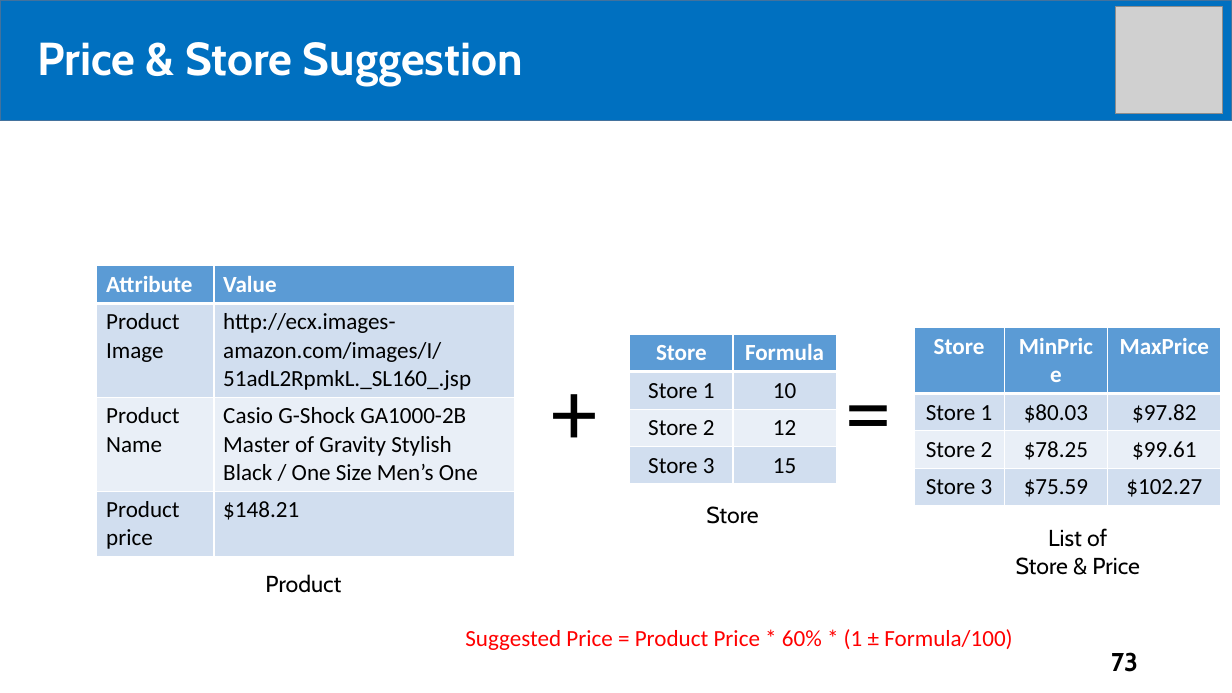
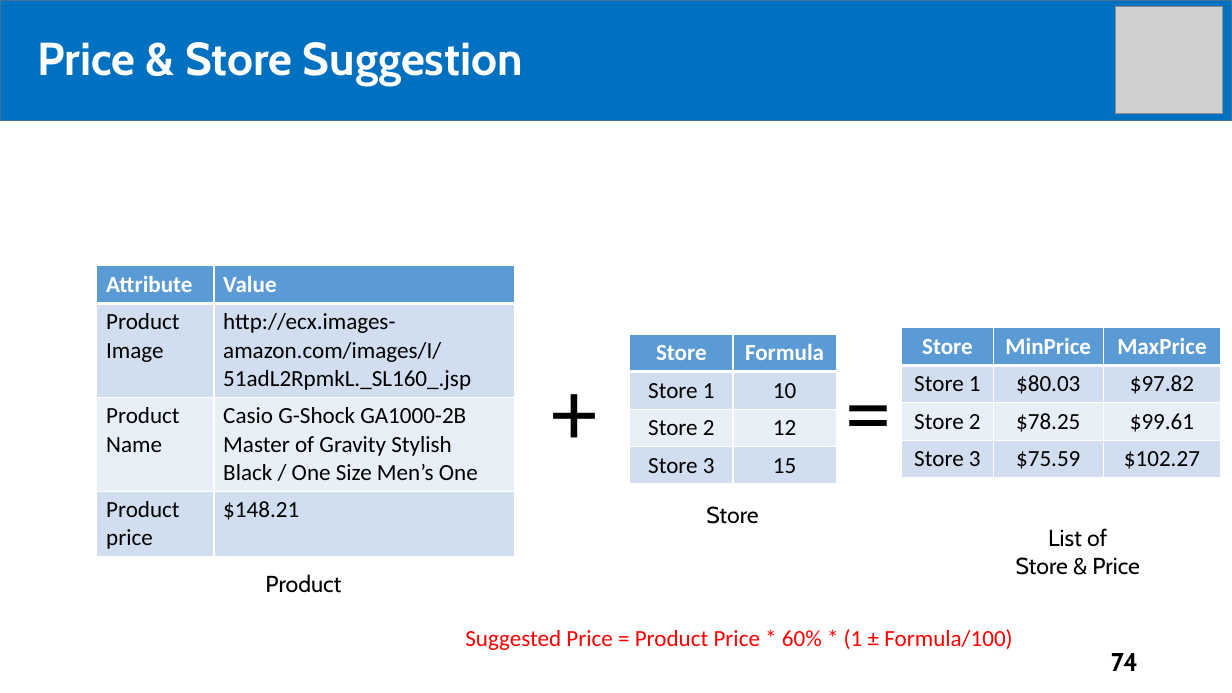
Before and after one commit to tiendan3108/CP, a slide deck: slide 74 of Source/Presentation/PreFinalPresentation.pptx (slide 73 before the commit). Drawn at 1232x693 pixels with LibreOffice and Linux fonts; fonts in the diff are those of the drawing; grey boxes stand for pictures. Boxes give left, top, right and bottom in pixels: in the first picture for what was removed or moved away, otherwise in the second. Text is boxed around its words. In the diff, an @@ line names an element or a change of style, - is before the commit and + after.

```diff
--- a/Source/Presentation/PreFinalPresentation.pptx
+++ b/Source/Presentation/PreFinalPresentation.pptx
@@ table: place and size @@
-table at (914, 328, 1221, 506)
+table at (902, 328, 1222, 478)
@@ page number at (1111, 653, 1138, 671): text changed @@
-73
+74
```
Also in this commit, not shown: 11 other slides changed, 9 slides added, 3 slides removed.
